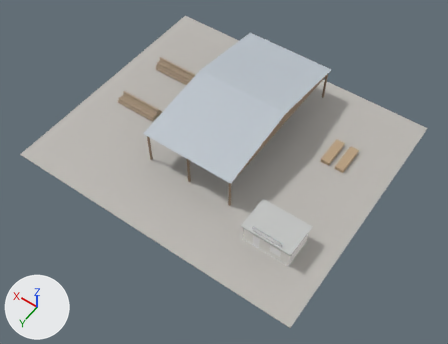
What one commit did to the glTF model assets/buildings/sawmill.glb.
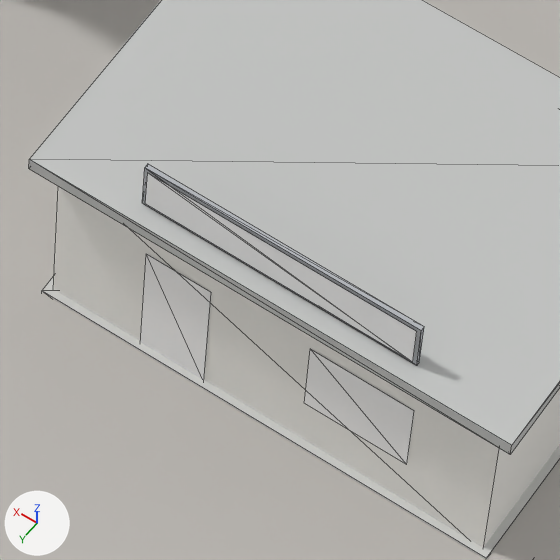
Each version is shown whole from a 50 mm lens placed at (-30.06, 42.85, 60.55), pointed at (-2.1, 3.7, -0.96), then close up on the part from 53% to 66% of the width and 61% to 78% of the height. Lighting does not change. The marker at lower left points along +X, +Y and +Z. The last two pictures show the newer version. The close-ups show mesh edges as thin lines. Objects named as collision shapes, trigger or cutter boxes, shadow casters or lower levels of detail are left out. Vertices at exactly the same position are counted once.

The scene before the commit, as lines of its bpy script (objects in view):
```python
me_sawmill = bpy.data.meshes.new('sawmill')
me_sawmill.from_pydata(...)  # 710 vertices, 1204 faces; spans x -20.0..20.0, y -17.0..17.0, z -1.9..6.6
me_sawmill.materials.append(mat_gravel_pad)  # grey #bcb8b3
me_sawmill.materials.append(mat_wood_dark)  # brown #957c61
me_sawmill.materials.append(mat_tin)  # light grey #bcc4cb
me_sawmill.materials.append(mat_metal)  # grey #b3b6bc
me_sawmill.materials.append(mat_concrete)  # light grey #cececb
me_sawmill.materials.append(mat_plaster_white)  # white #f7f6f1
me_sawmill.materials.append(mat_slate)  # light grey #c4c5c4
me_sawmill.materials.append(mat_window_plain)  # white #ffffff
me_sawmill.materials.append(mat_door_wood)  # white #ffffff
me_sawmill.materials.append(mat_sign_sawmill)  # white #ffffff
me_sawmill.materials.append(mat_bark)  # beige #aa957c
me_sawmill.materials.append(mat_wood)  # beige #bca281
ob_sawmill = bpy.data.objects.new('sawmill', me_sawmill)
ob_sawmill.location = (0.0, 0.0, 0.0)
```
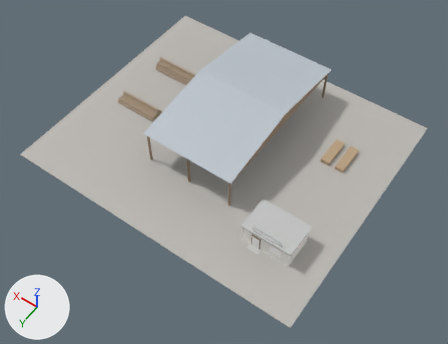
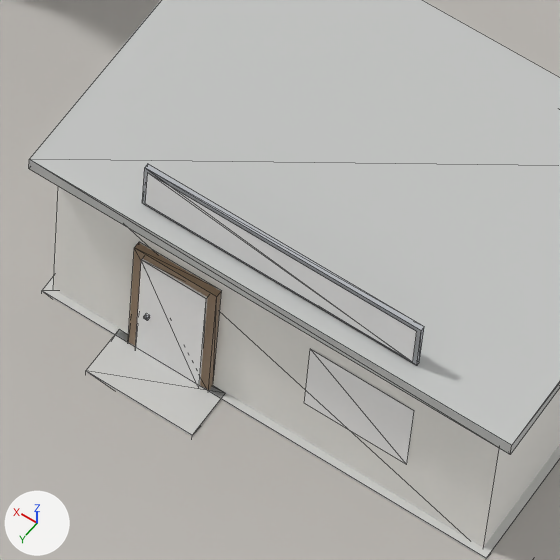
What differs and where, as boxes (x1, y1, x2, y2) in the close-ups (560 x 560 px):
part 1 of me_sawmill, added (brown): after (128, 242, 221, 390)
part 2 of me_sawmill, added: after (86, 330, 224, 436)
part 3 of me_sawmill, added: after (135, 260, 206, 386)
part 4 of me_sawmill, built on (mostly hidden afterwards): before (140, 254, 211, 380); after (142, 258, 208, 386)

Diff of the bpy script that builds the scene:
```diff
--- a/assets/buildings/sawmill.glb.py
+++ b/assets/buildings/sawmill.glb.py
@@ me_sawmill @@
 # used by ob_sawmill; location = (0.0, 0.0, 0.0)
-me_sawmill.from_pydata(...)  # 710 vertices, 1204 faces; spans x -20.0..20.0, y -17.0..17.0, z -1.9..6.6
+me_sawmill.from_pydata(...)  # 742 vertices, 1252 faces; spans x -20.0..20.0, y -17.0..17.0, z -1.9..6.6
+# me_sawmill part 1: a new loose piece, a box spanning x -12.27..-11.13, y 10.99..11.09, z 0.05..2.17, in mat_wood_dark (brown #957c61)
+# me_sawmill part 2: a new loose piece, a box spanning x -12.45..-10.95, y 11.01..11.71, z -0.1..0.1, in mat_concrete (light grey #cececb)
+# me_sawmill part 3: the loose piece of 4 vertices spanning x -12.1..-11.2, y 11.0, z 0.1..2.0 is copied, and the copy is moved by (0.0, 0.1, 0.0); it spans x -12.1..-11.2, y 11.1, z 0.0..2.0
+# me_sawmill part 4
+# 2 vertices are removed from x -12.1..-11.2, y 11.0, z 0.1
+# 2 faces are deleted
+# 6 vertices are added at (-12.1, 11.0, 0.0), (-12.1, 11.1, 0.0), (-12.1, 11.1, 2.0), (-11.2, 11.0, 0.0), (-11.2, 11.1, 0.0), (-11.2, 11.1, 2.0)
+# 12 new faces join them, mat_door_wood (white #ffffff)
+# other edits to the shape of me_sawmill do not show in these pictures
 me_sawmill.materials.append(mat_gravel_pad)
```
